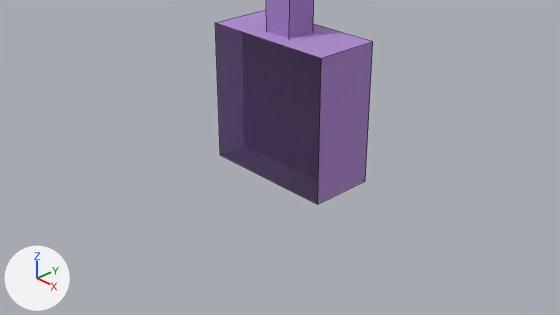
A saved change to the Blender file Proiect/Blender/Main/ceiling_mirror.blend.
Before and after are seen from the file's camera 'Camera'. Lighting does not change. The marker at lower left points along +X, +Y and +Z. Mesh edges are drawn as thin lines.

Names of what the first picture shows: 'Leg', 'Leg.001'.
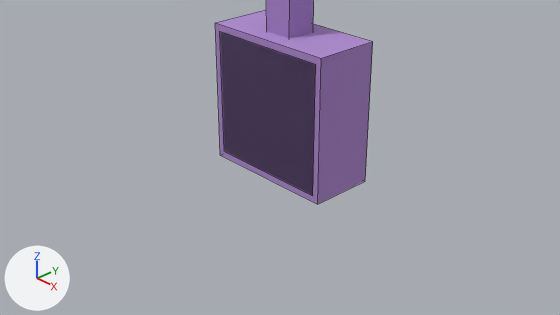
Where the newer file only moved an object's origin or applied its transform, the numbers keep the older frame.

Diff of the bpy script that builds the scene:
```diff
--- a/Proiect/Blender/Main/ceiling_mirror.blend.py
+++ b/Proiect/Blender/Main/ceiling_mirror.blend.py
@@ me_cube_012 @@
 me_cube_012.from_pydata(...)  # 4 vertices, 1 face; spans x -4.5..4.75, y -2.19, z -22.33..-13.08
 # used by ob_leg_001; location = (0.26, -0.056, 4.721); scale = (0.216, 0.216, 0.216)
-me_cube_012.vertices[0].co = (-4.5, -2.19, -22.33)  # pixel (220, 155)
-me_cube_012.vertices[1].co = (-4.5, -2.19, -13.08)  # pixel (215, 22)
-me_cube_012.vertices[2].co = (4.75, -2.19, -22.33)  # pixel (317, 204)
-me_cube_012.vertices[3].co = (4.75, -2.19, -13.08)  # pixel (321, 58)
+# me_cube_012 part 1
+me_cube_012.vertices[0].co = (-4.04, -2.2, -21.89)  # pixel (224, 151)
+me_cube_012.vertices[1].co = (-4.04, -2.2, -13.52)  # pixel (219, 31)
+me_cube_012.vertices[2].co = (4.33, -2.2, -21.89)  # pixel (312, 195)
+me_cube_012.vertices[3].co = (4.33, -2.2, -13.52)  # pixel (315, 64)
 me_cube_012.materials.append(mat_material_002)
@@ me_cube_011 @@
 me_cube_011.from_pydata(...)  # 16 vertices, 11 faces; spans x -4.5..4.8, y -2.2..2.2, z -22.3..1.0
 # used by ob_leg; location = (0.26, -0.056, 4.721); scale = (0.216, 0.216, 0.216)
 # verts and faces of me_cube_011; kept vertices keep their numbers, new ones are numbered from 16
 # before: 8 (-4.5, -2.2, -22.3) at pixel (220, 155), 9 (-4.5, -2.2, -13.1) at pixel (215, 22), 12 (4.8, -2.2, -22.3) at pixel (317, 204), 13 (4.8, -2.2, -13.1) at pixel (321, 58)
+# me_cube_011 part 2
+faces += [(8, 12, 13, 9)]
 me_cube_011.materials.append(mat_material_001)
```

Pixel boxes (x1, y1, x2, y2) of what changed, in the pictures (560 x 315 px):
'Leg.001', reshaped (9% narrower, 9% shorter): before (215, 23, 321, 204); after (220, 31, 316, 196)
'Leg', reshaped: before (216, 0, 373, 204); after (215, 0, 373, 204)
part 2 of me_cube_011, added (purple): after (215, 23, 321, 204)
